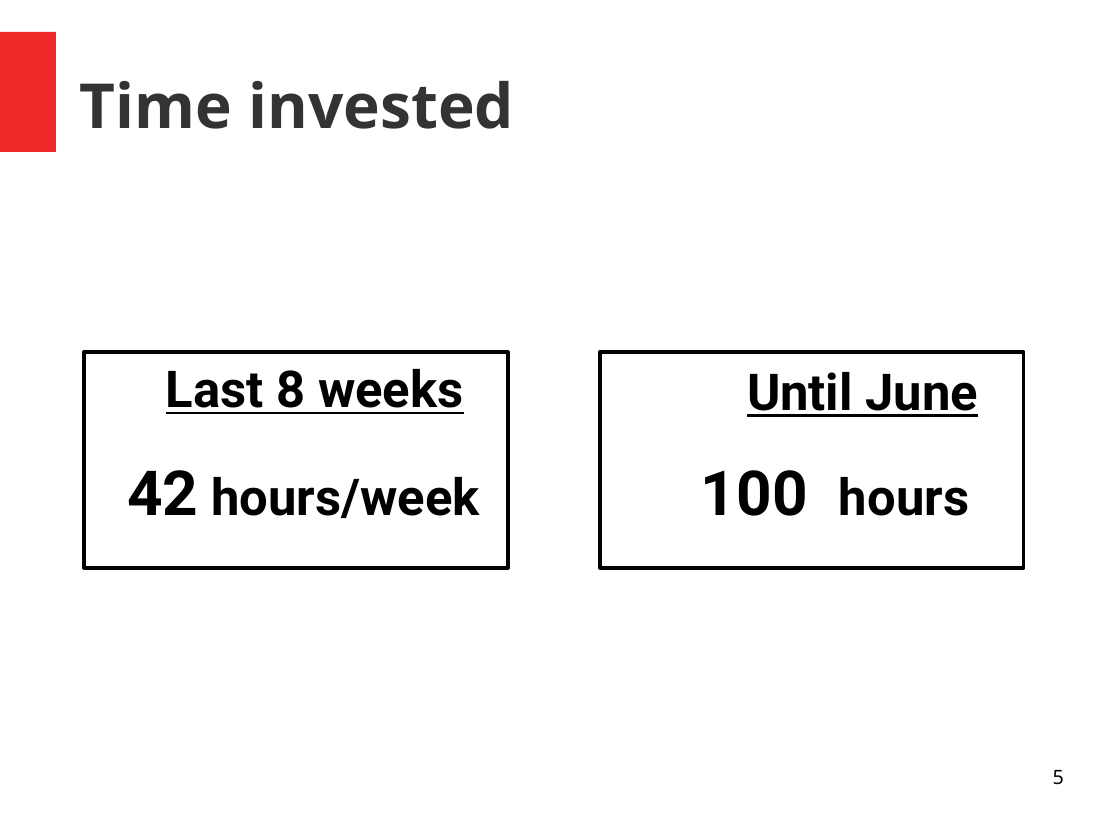
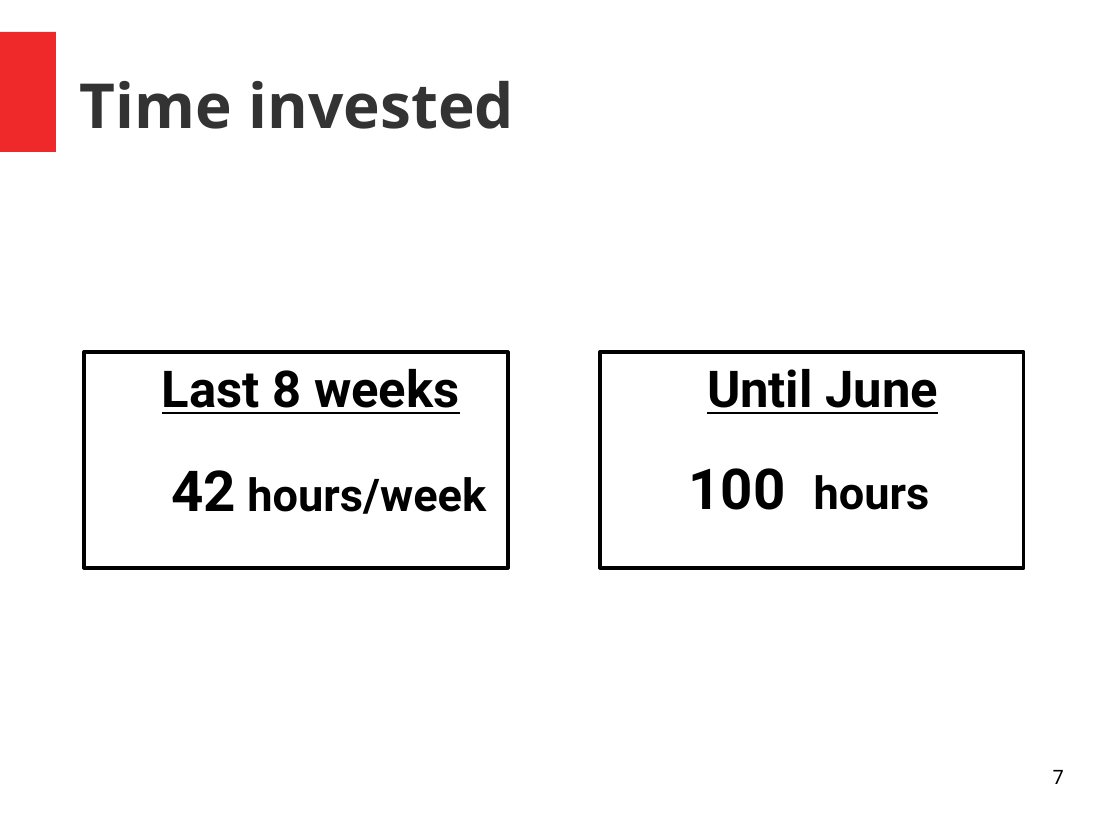
Before and after one commit to unige-pinfo-2019/PInfo3, a slide deck: slide 7 of Docs/Presentations/pres2.odp (slide 5 before the commit). Drawn at 1120x840 pixels with LibreOffice and Linux fonts; fonts in the diff are those of the drawing. Boxes give left, top, right and bottom in pixels: in the first picture for what was removed or moved away, otherwise in the second. Text is boxed around its words. In the diff, an @@ line names an element or a change of style, - is before the commit and + after.

Commit message:
update présentation

```diff
--- a/Docs/Presentations/pres2.odp
+++ b/Docs/Presentations/pres2.odp
@@ text "Last 8 weeks": place and size @@
-text "Last 8 weeks" at box(166, 369, 463, 414)
+text "Last 8 weeks" at box(162, 369, 459, 414)
@@ text "Until June": place and size @@
-text "Until June" at box(747, 372, 979, 417)
+text "Until June" at box(707, 369, 939, 414)
@@ text "100 hours": place and size @@
-text "100 hours" at box(701, 470, 969, 516)
+text "100 hours" at box(688, 468, 930, 510)
@@ text "100 hours" at box(688, 468, 930, 510): size 44 to 40 pt in "100"; size 36 to 32 pt in "hours" @@
@@ text "42 hours/week": place and size @@
-text "42 hours/week" at box(127, 470, 480, 518)
+text "42 hours/week" at box(171, 470, 486, 514)
@@ text "42 hours/week" at box(171, 470, 486, 514): size 44 to 40 pt in "42"; size 36 to 32 pt in "hours/week" @@
@@ page number at box(1053, 770, 1064, 784): text changed @@
-5
+7
```
Also in this commit, not shown: 1 other slide changed, 1 slide added, 1 other file.
